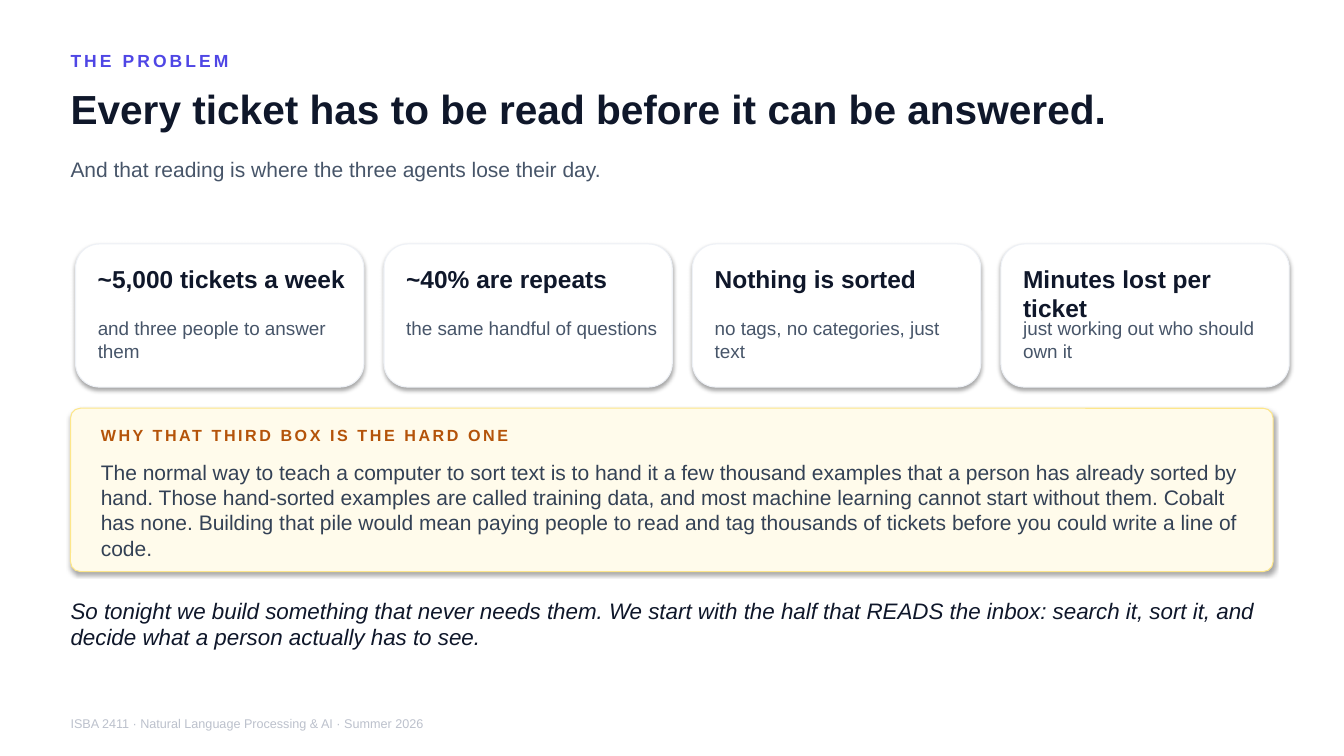
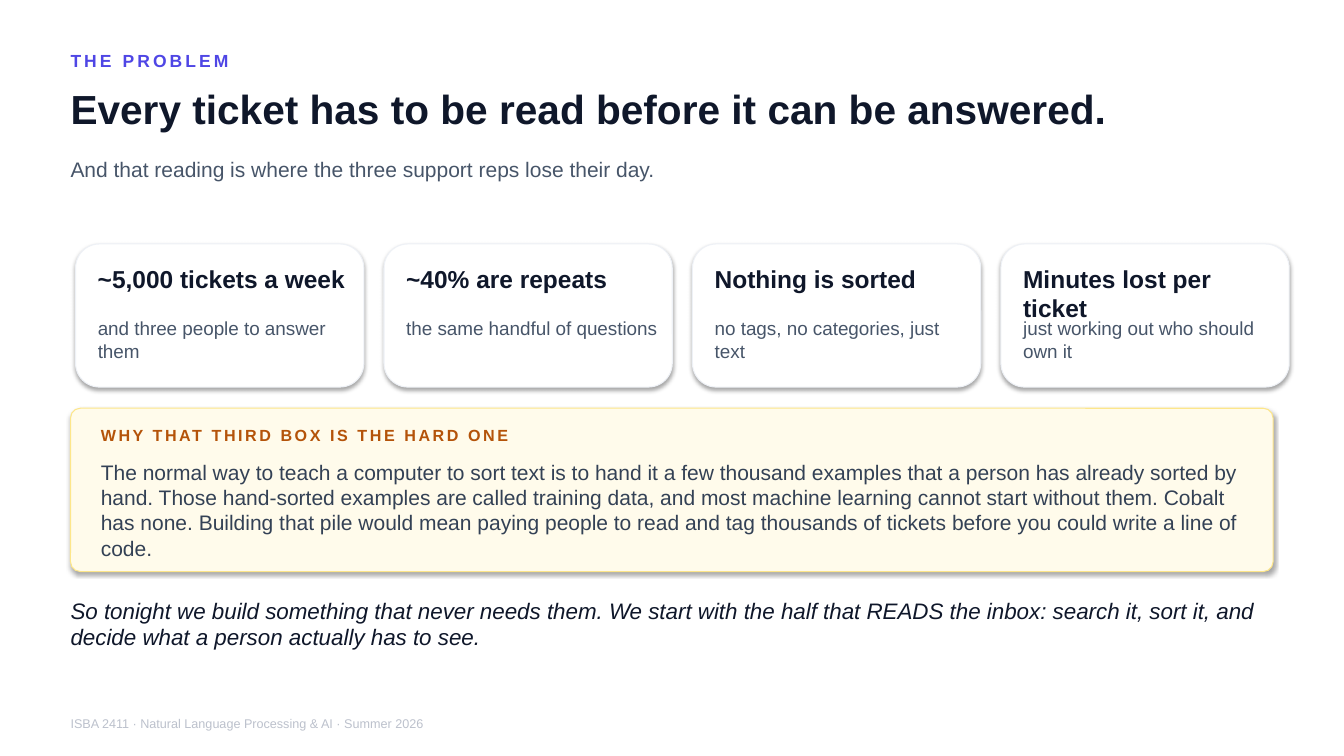
Before and after one commit to JulesMalin/isba2411-nlp, a slide deck: slide 4 of Week 7/L13_Support_Copilot_v3_discussion.pptx. Drawn at 1344x756 pixels with LibreOffice and Linux fonts; fonts in the diff are those of the drawing. Boxes give left, top, right and bottom in pixels: in the first picture for what was removed or moved away, otherwise in the second. Text is boxed around its words. In the diff, an @@ line names an element or a change of style, - is before the commit and + after.

```diff
--- a/Week 7/L13_Support_Copilot_v3_discussion.pptx
+++ b/Week 7/L13_Support_Copilot_v3_discussion.pptx
@@ text at bbox=[71, 161, 654, 181]: text changed @@
-And that reading is where the three agents lose their day.
+And that reading is where the three support reps lose their day.
```
Also in this commit, not shown: 2 other slides changed.
